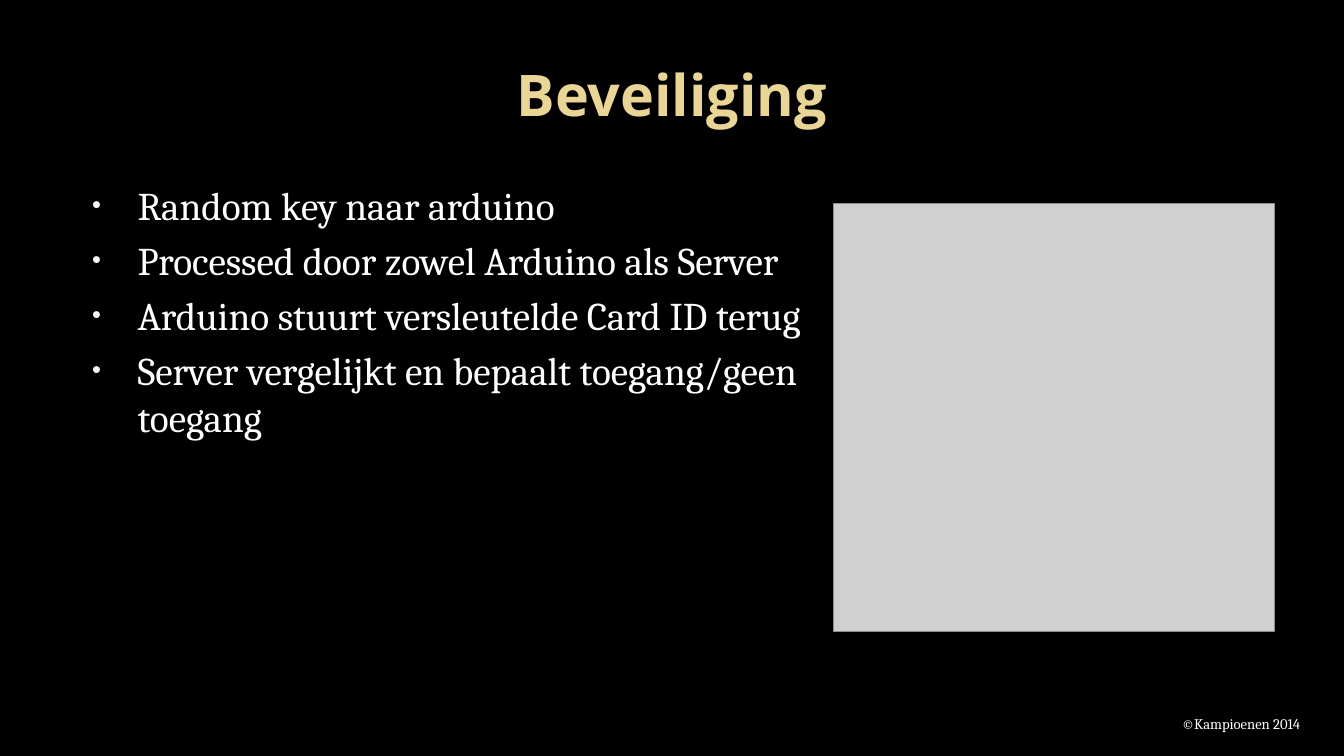
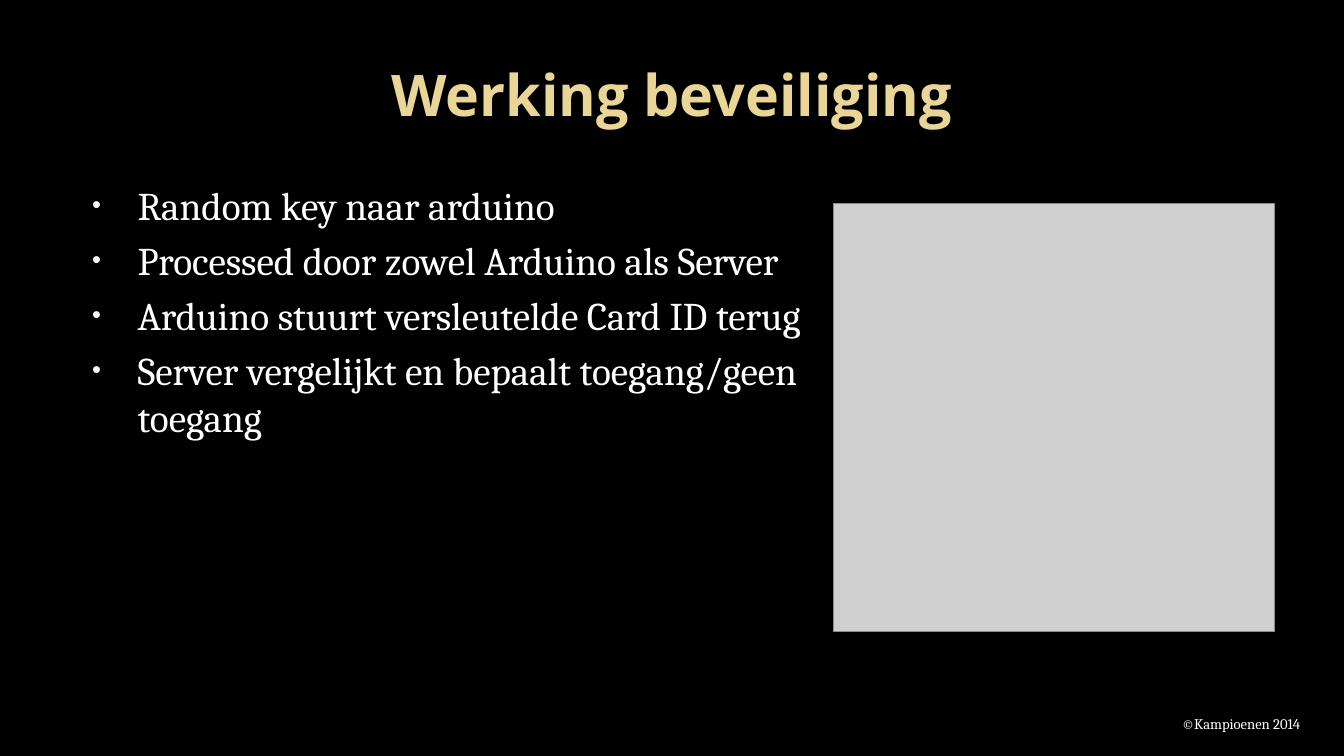
Before and after one commit to Projectgroep-18/Beveiligde-Pasjes, a slide deck: slide 7 of presentatie/Project beveiligde pasjes.pptx (slide 6 before the commit). Drawn at 1344x756 pixels with LibreOffice and Linux fonts; fonts in the diff are those of the drawing; grey boxes stand for pictures; background and template pictures are left out. Boxes give left, top, right and bottom in pixels: in the first picture for what was removed or moved away, otherwise in the second. Text is boxed around its words. In the diff, an @@ line names an element or a change of style, - is before the commit and + after.

```diff
--- a/presentatie/Project beveiligde pasjes.pptx
+++ b/presentatie/Project beveiligde pasjes.pptx
@@ title at bbox=[391, 72, 952, 130]: text changed @@
-Beveiliging
+Werking beveiliging
```
Also in this commit, not shown: 5 other slides changed, 2 slides added, 1 slide removed.
